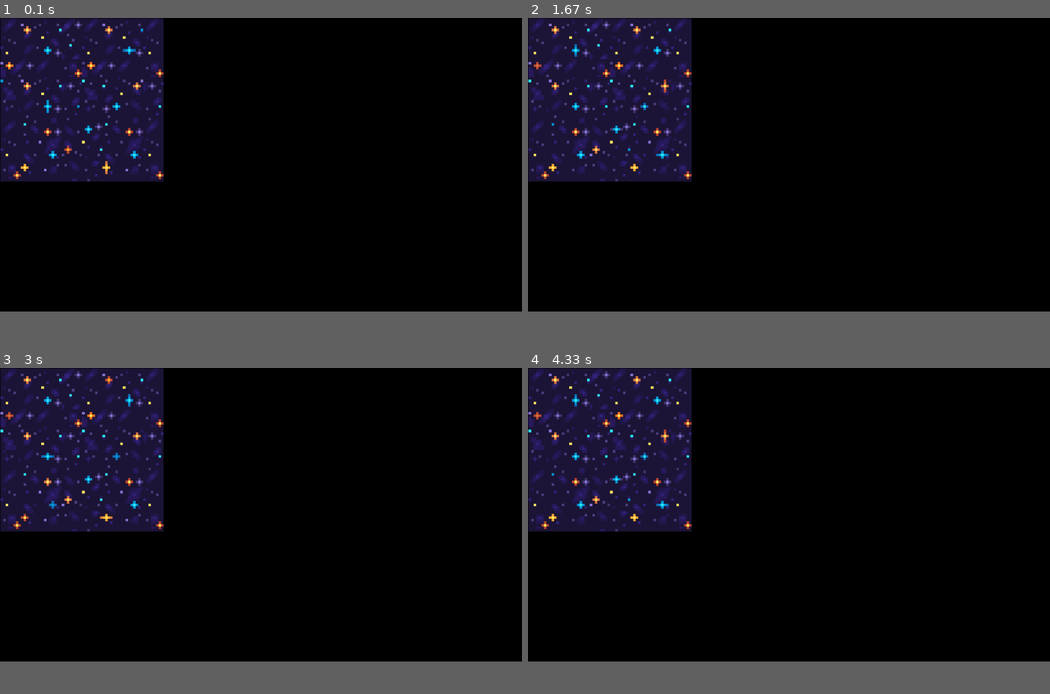
Above: before the commit, frames 1-4 (two rows, left to right).
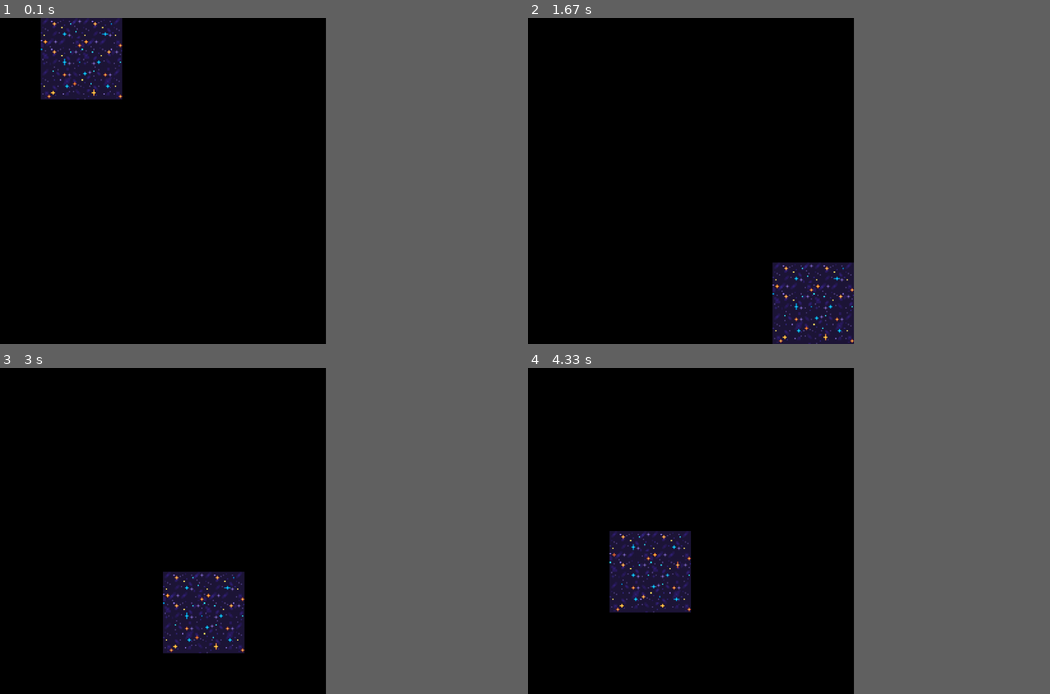
Above: after the commit, the same moments.

Repository: darsiov/pygames
Game: pygame game, started from first_game.py
Same seed, same stepped clock (60 frames per second), same inputs: the game is played once before the commit and once after it.
Inputs:
- Up to frame 1 (0.1 s): no input
- Up to frame 2 (1.67 s): no input
- Up to frame 3 (3 s): no input
- Up to frame 4 (4.33 s): no input
In our replay, the window is 900x506 before the commit and 562x562 after it. These sizes can differ from the game's own. Grey fills any space a smaller window leaves; there, only what the larger window draws over its background counts as a difference.

The runs differ from the first frame. In frame 1, 13% of the frame differs, in the area x 0-32%, y 0-51%; in frame 2, 20%, in the area x 0-63%, y 0-100%; in frame 3, 20%; in frame 4, 19%.

Commit message:
Movimiento del futuro fondo

Diff:
--- a/first_game.py
+++ b/first_game.py
@@ -1,58 +1,69 @@
-from pygame import sprite
-from pygame.locals import *
+from pygame import sprite   #Archivo especifico para animar los sprites
+from pygame.locals import * #Gestion de eventos
 
 import pygame
-import ctypes
 import sys
 
 
 def main():
+    '''Todo lo que sea area, ancho o alto o coordenadas, tiene como medida el pixel'''
+    WIDTH_SCREEN, HEIGHT_SCREEN = 800, 800 #Ancho y alto de la ventana
+    SPRITE_SIZE = 200
+    CENTER = 600
+    MAX_FPS = 35
+    draw_point_w, draw_point_h =  1200, 1200 #Donde empezar a dibujar el sprite
+    width_sprite, height_sprite = 256, 64 #Tamaño del png completo
+    window = pygame.display.set_mode((WIDTH_SCREEN, HEIGHT_SCREEN)) #Creación de la ventana que mostrara nuestro juego
+    clock = pygame.time.Clock() #Definición del reloj interno del juego
 
-    user32 = ctypes.windll.user32
-    user32.SetProcessDPIAware()
-    WIDTH, HEIGTH = user32.GetSystemMetrics(0), user32.GetSystemMetrics(1)
-    window = pygame.display.set_mode((WIDTH, HEIGTH))
-    clock = pygame.time.Clock()
+    class Fondo(sprite.Sprite):#Objeto que contendra el fondo
+        def __init__(self):#Función que llevará la extracción , carga y conversión del sprite
+            sprite.Sprite.__init__(self)
+            self.spriteSheet = pygame.image.load('sprites/Fondo.png')#Cargado del sprite
 
-    class Fondo(sprite.Sprite):
-        def __init__(self):
-            sprite.Sprite.__init__(self)
-            self.spriteSheet = pygame.image.load('sprites/Fondo.png').convert_alpha()
-            self.image = pygame.transform.scale(self.spriteSheet.subsurface((0,0,256,64)),(WIDTH-1, HEIGTH-1))
-            self.rect = self.image.get_rect()
-            self.rect.center = (WIDTH/2, HEIGTH/2)
+            self.image = pygame.transform.scale(self.spriteSheet.subsurface((0,0 ,width_sprite, height_sprite)),(draw_point_w, draw_point_h)) #Transformación del png y definición de las medidas del sprite y del punto de coordenadas para dibujar el sprite
 
+            self.rect = self.image.get_rect()#Necesario para mostrar la imagen
+            self.rect.center = (CENTER, CENTER)#Definición del centro de las coordenadas
             self.frames = 4 #Limite de frames
             self.current_frame = 0 #Frame actual
             self.frame_width = 64   #Ancho del frame
             self.frame_heigth = 64  #Alto del frame
 
 
-        def update(self, dt, window):
-            if dt >= 0.35:
+        def update(self, dt, window):#Funcion del refresco del sprite
+            if dt >= MAX_FPS:#Definición de maximo de fps
                 dt = 0.33
             if self.current_frame >= self.frames - 1:
                 self.current_frame = 0
             else:
                 self.current_frame += int(3*dt)
-                print(str(self.current_frame)+' Frame actual del sprite')
 
-            self.image = pygame.transform.scale(self.spriteSheet.subsurface((int(self.current_frame)*self.frame_width,0,64,64)),(400,400))
+            self.image = pygame.transform.scale(self.spriteSheet.subsurface((int(self.current_frame)*self.frame_width,0,self.frame_width,self.frame_heigth)),(SPRITE_SIZE,SPRITE_SIZE)) #Escala del sprite en el juego
 
-
-    wallpaper = Fondo()
-    group_sprites = pygame.sprite.GroupSingle()
-    group_sprites.add(wallpaper)
 
     while True:
 
-        dt = clock.tick(30) /100 #Hz
+        wallpaper = Fondo()
+        group_sprites = pygame.sprite.GroupSingle()
+        group_sprites.add(wallpaper)
+
+        dt = clock.tick(30) /100 #Definición de los FPS del surface
         window.fill((0, 0, 0))
         group_sprites.update(dt, window)
         group_sprites.draw(window)
-        print(str(dt) + ' Frames' )
         pygame.display.flip()
 
+        if draw_point_w > 0 and draw_point_h >= 0:
+            draw_point_w -= SPRITE_SIZE
+
+        elif draw_point_w == 0 and draw_point_h > 0:
+            draw_point_w = 1200
+            draw_point_h -= SPRITE_SIZE
+
+        else:
+            draw_point_w = 1200
+            draw_point_h = 1200
         for event in pygame.event.get():
 
             if event.type == pygame.QUIT:
@@ -60,10 +71,5 @@
                 sys.exit()
 
 
-
-
-
-
-
 if __name__== '__main__':
     main()
